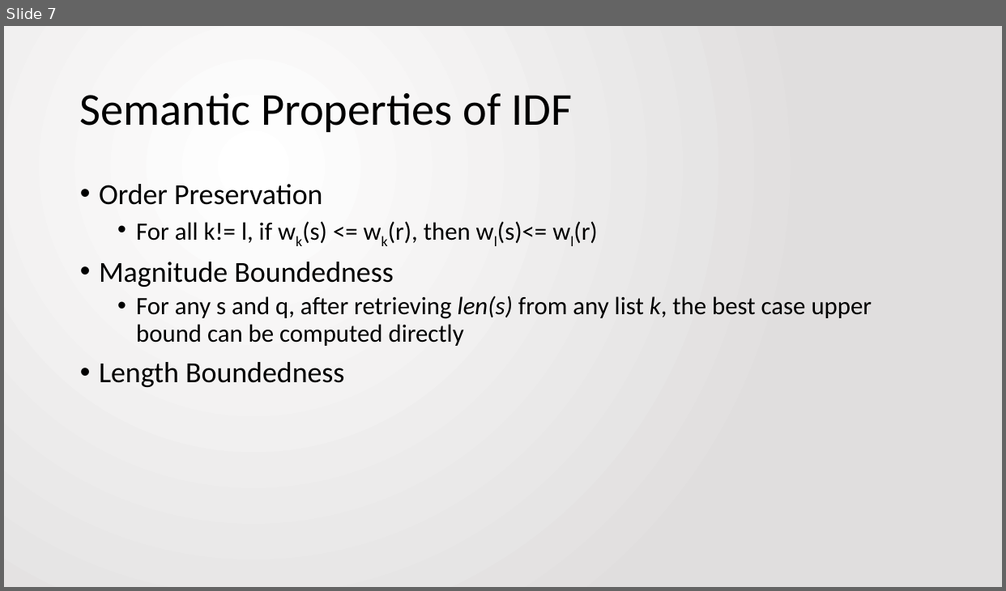
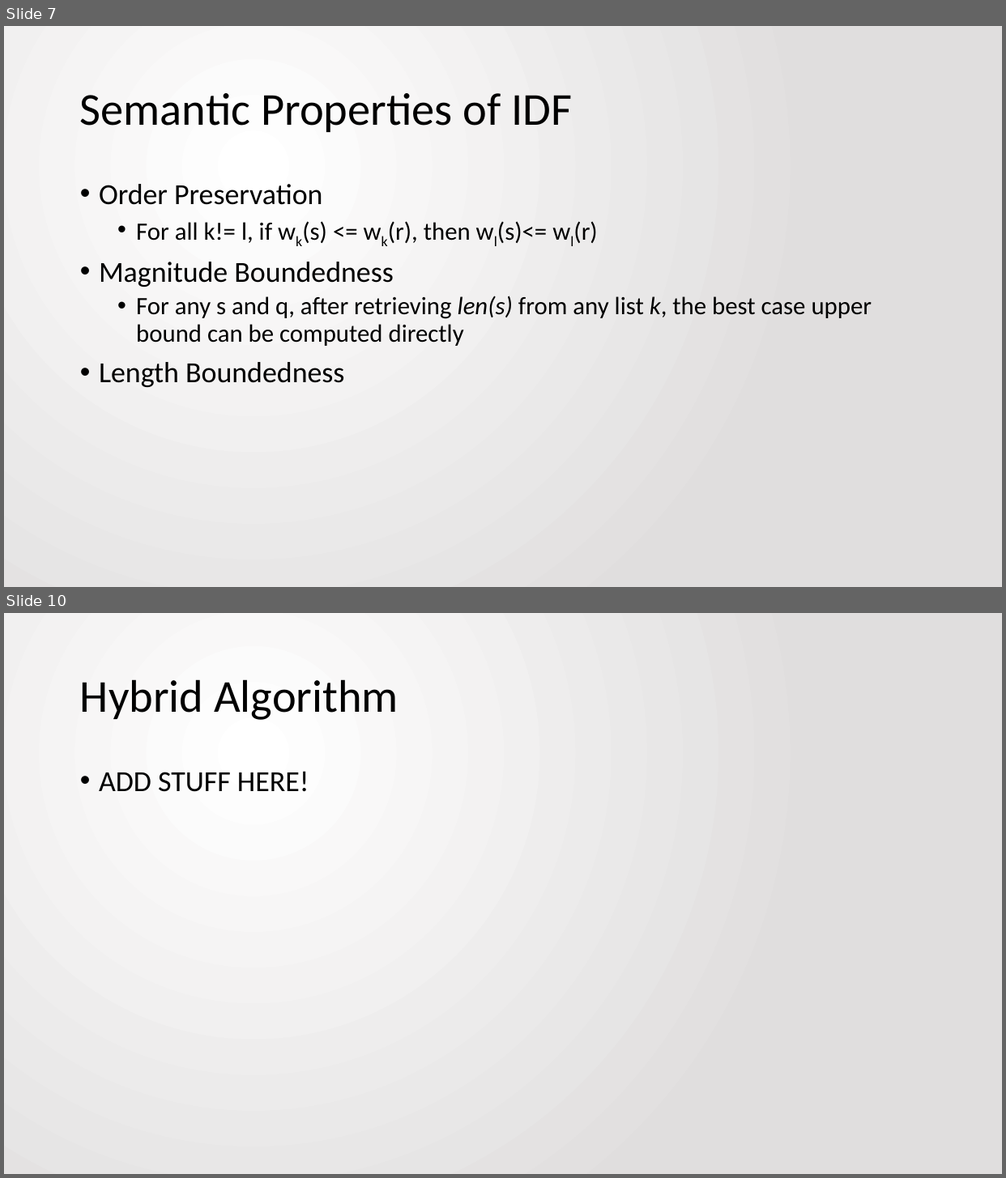
Before and after one commit to jbfitz/EECS405, a slide deck: Paper Presentation/EECS405.PattersonFitzpatrick.PaperPresentation.pptx. Shown one above the other, each under a label of ours: slide 7 before the commit, slides 7 and 10 after it; the slides between them are not shown. The pictures are 1006x591 and 1006x1178 pixels, drawn with LibreOffice and Linux fonts; fonts in the diff are those of the drawing. Boxes give left, top, right and bottom in pixels: in the first picture for what was removed or moved away, otherwise in the second. Text is boxed around its words. In the diff, an @@ line names an element or a change of style, - is before the commit and + after.

```diff
--- a/Paper Presentation/EECS405.PattersonFitzpatrick.PaperPresentation.pptx
+++ b/Paper Presentation/EECS405.PattersonFitzpatrick.PaperPresentation.pptx
@@ slide 10 added at (x1=4, y1=613, x2=1002, y2=1174), background gradient #FFFFFF to #E1DFDF @@
@@ title added at (x1=80, y1=679, x2=398, y2=720), 44 pt, text #000000 @@
+Hybrid Algorithm
@@ text added at (x1=99, y1=771, x2=309, y2=792), 28 pt, text #000000 @@
+• ADD STUFF HERE!
```
Also in this commit, not shown: 3 other slides added.
